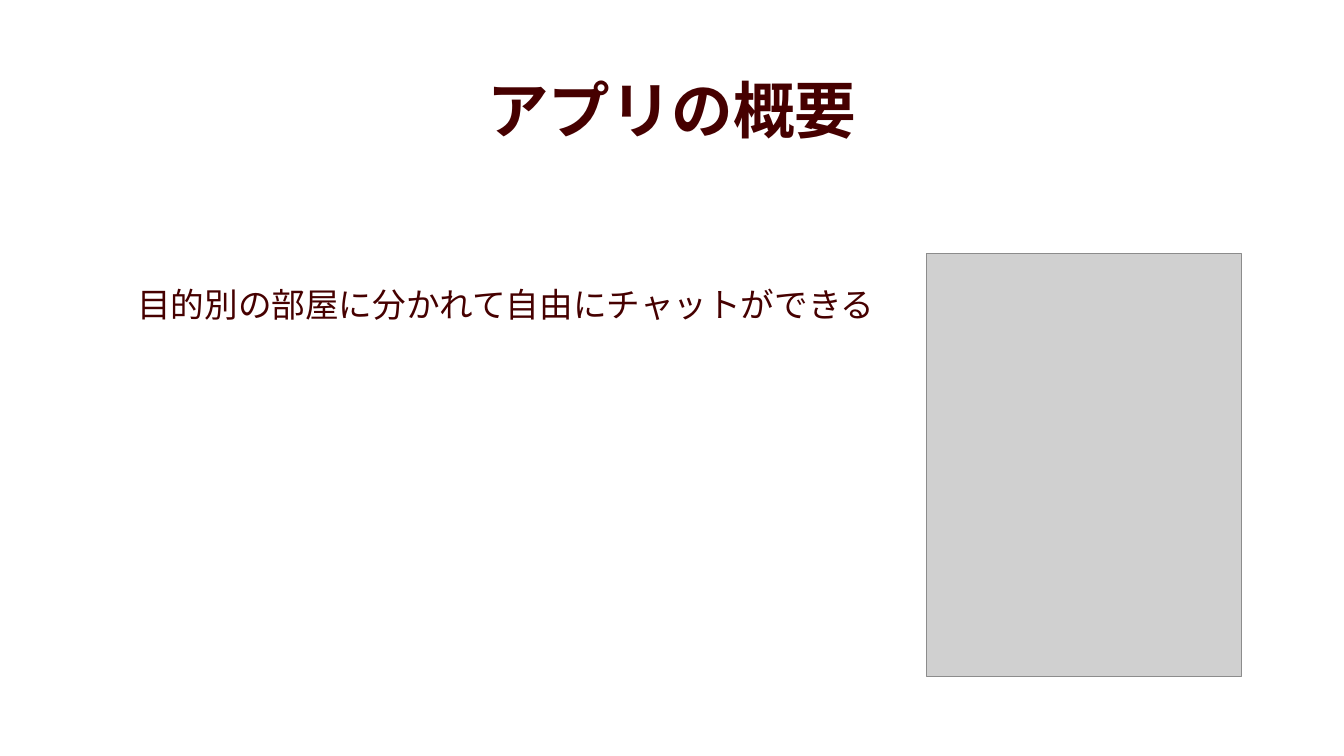
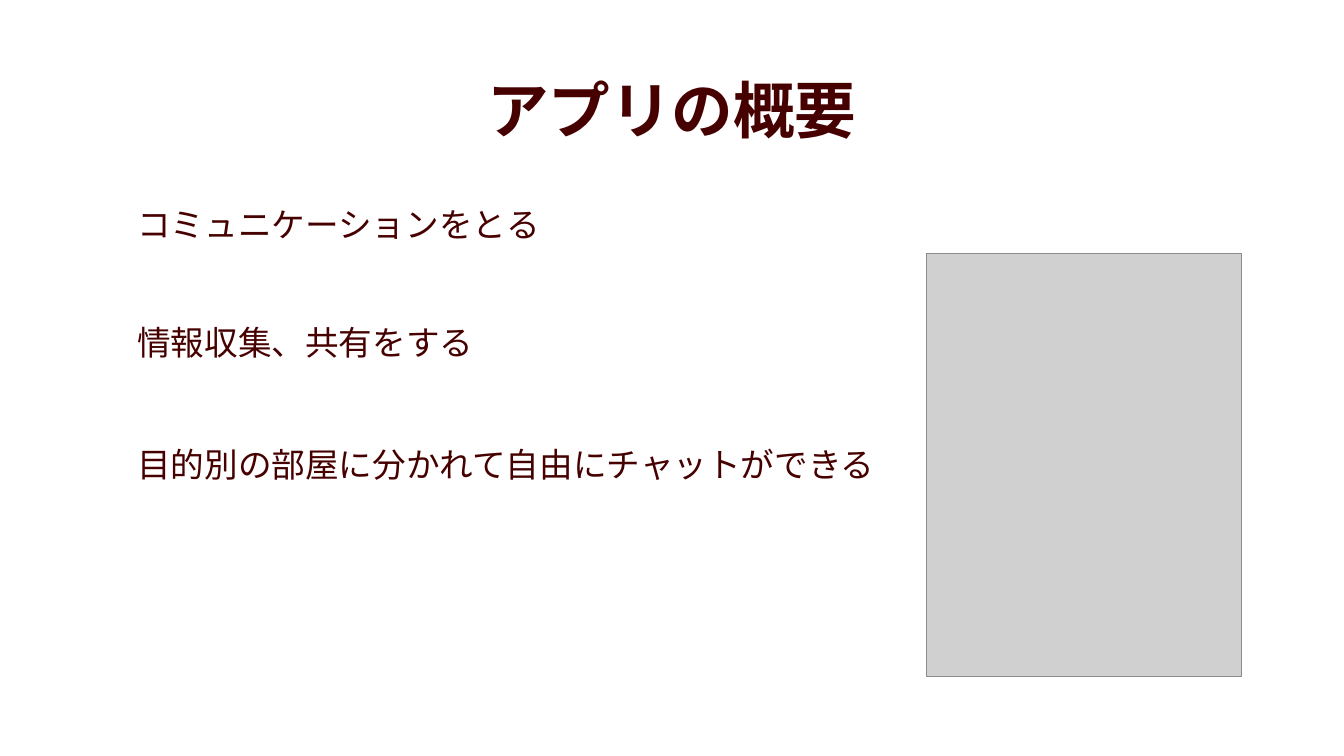
Before and after one commit to fusausa/IVY-Chat, a slide deck: slide 2 of プレゼン.pptx (slide 3 before the commit). Drawn at 1344x756 pixels with LibreOffice and Linux fonts; fonts in the diff are those of the drawing; grey boxes stand for pictures. Boxes give left, top, right and bottom in pixels: in the first picture for what was removed or moved away, otherwise in the second. Text is boxed around its words. In the diff, an @@ line names an element or a change of style, - is before the commit and + after.

```diff
--- a/プレゼン.pptx
+++ b/プレゼン.pptx
@@ text added at bbox=[137, 210, 540, 239], 24 pt, text #460000 @@
+コミュニケーションをとる
@@ text added at bbox=[137, 326, 473, 358], 24 pt, text #460000 @@
+情報収集、共有をする
@@ text "目的別の部屋に分かれて自由にチャットができる": place and size @@
-text "目的別の部屋に分かれて自由にチャットができる" at bbox=[137, 288, 874, 320]
+text "目的別の部屋に分かれて自由にチャットができる" at bbox=[137, 448, 874, 480]
```
Also in this commit, not shown: 1 slide removed.
